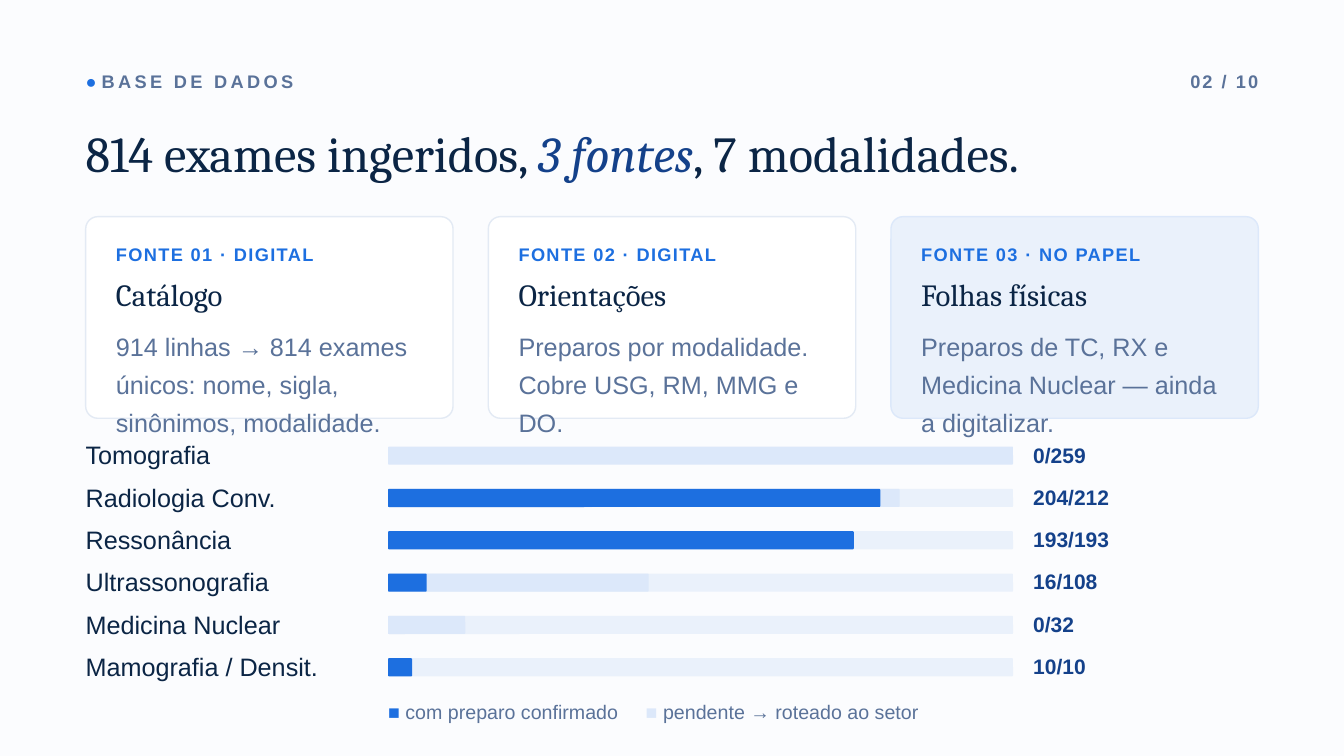
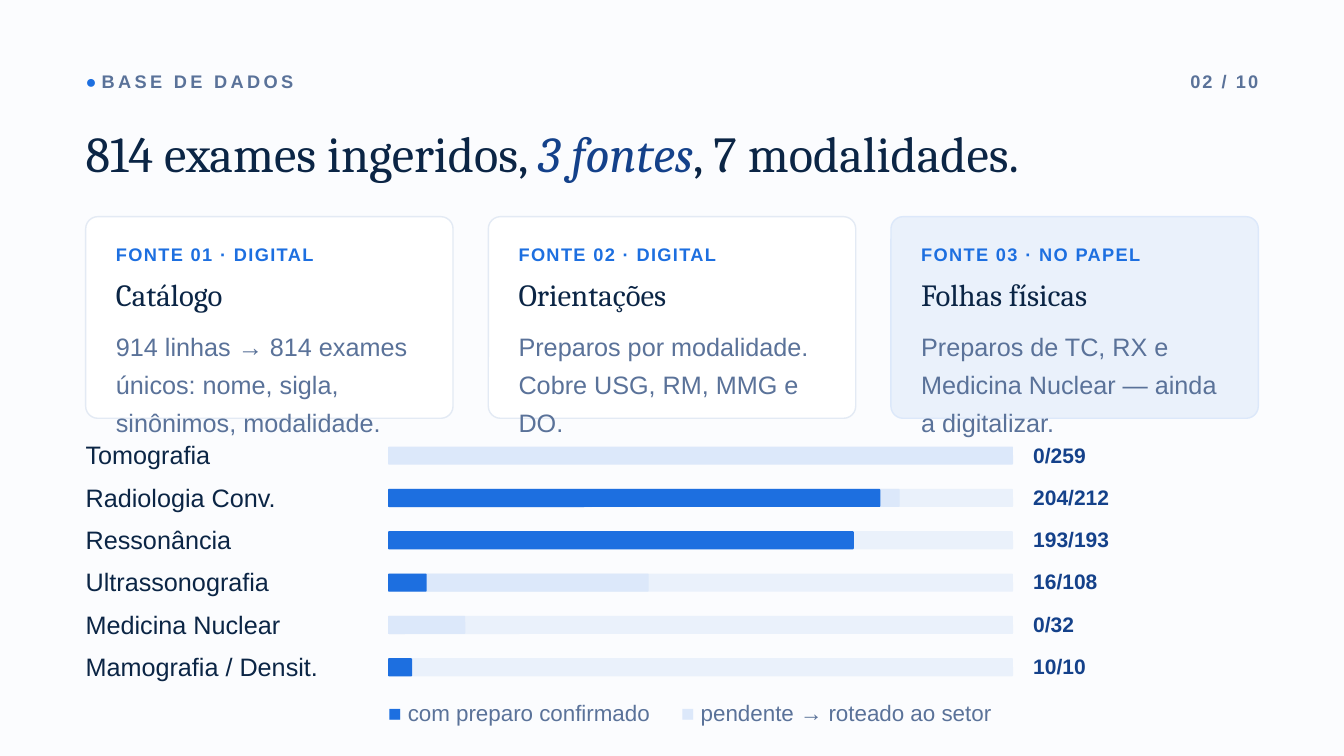
Before and after one commit to ata1de/hc-ufpe-exam-assistant, a slide deck: slide 3 of docs/Apresentacao_HC-UFPE.pptx. Drawn at 1344x756 pixels with LibreOffice and Linux fonts; fonts in the diff are those of the drawing. Boxes give left, top, right and bottom in pixels: in the first picture for what was removed or moved away, otherwise in the second. Text is boxed around its words. In the diff, an @@ line names an element or a change of style, - is before the commit and + after.

Commit message:
docs: enlarge remaining small text to >=16-18pt in presentation

```diff
--- a/docs/Apresentacao_HC-UFPE.pptx
+++ b/docs/Apresentacao_HC-UFPE.pptx
@@ text "■ com preparo confirmado ■ ..." at box(408, 705, 992, 726): size 14 to 16 pt @@
```
Also in this commit, not shown: 2 other slides changed.
